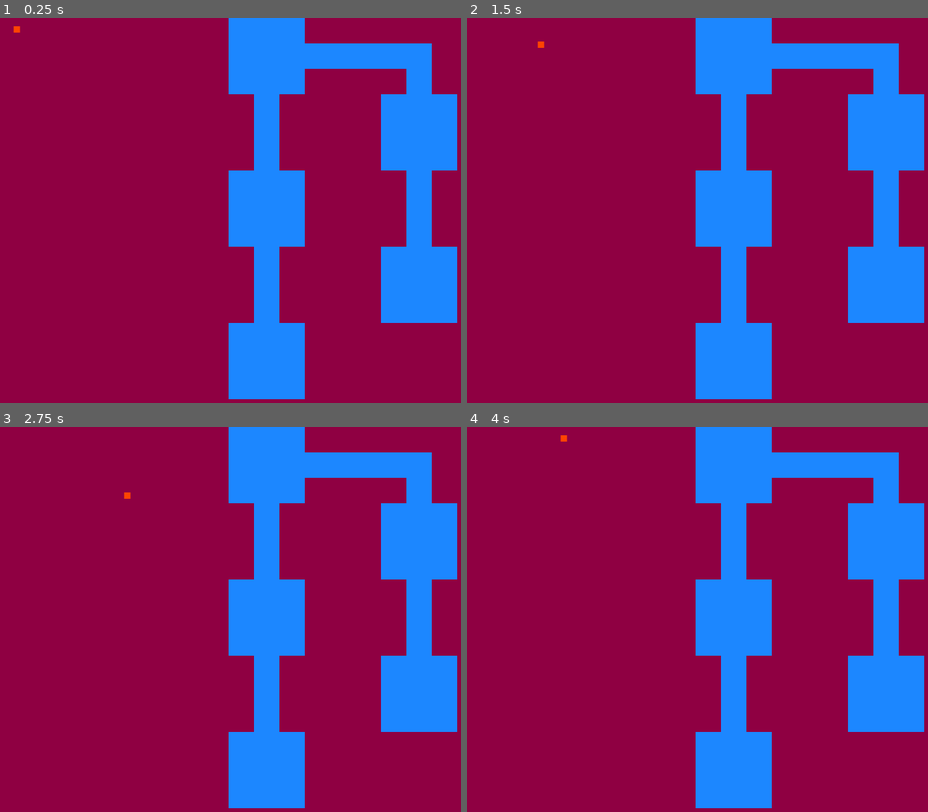
Above: before the commit, frames 1-4 (two rows, left to right).
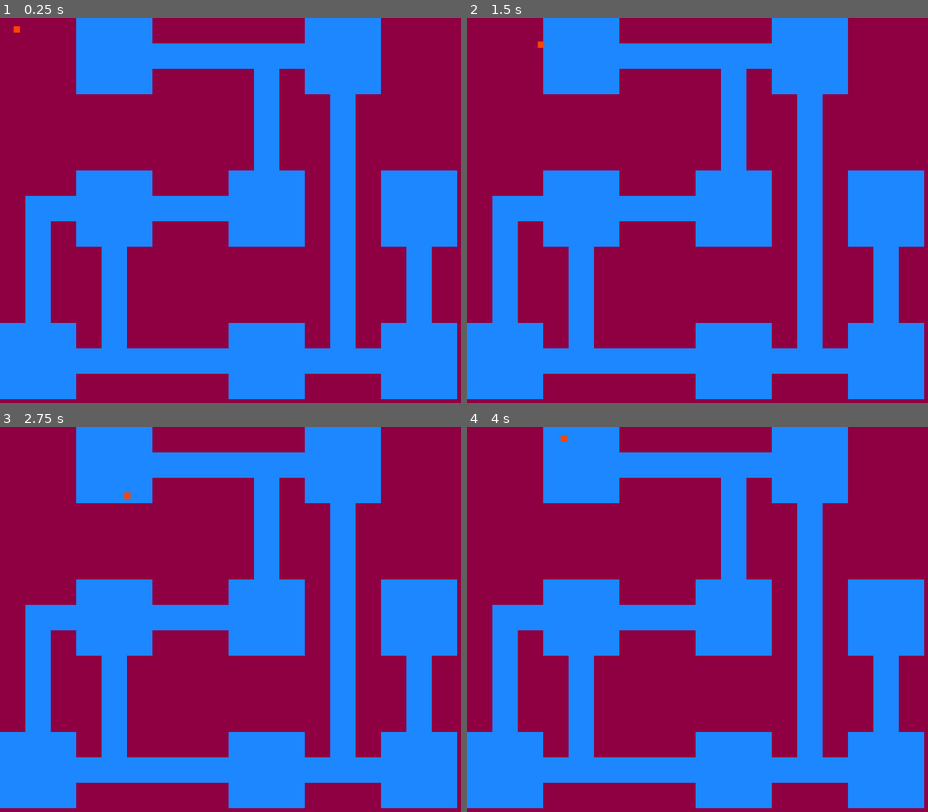
Above: after the commit, the same moments.

Repository: KirigayaRyuunosuke/Godot_Experiments
Game: Godot game, scene res://nodes/base/base.tscn
Same seed, same stepped clock (60 frames per second), same inputs: the game is played once before the commit and once after it.
Inputs:
- Up to frame 1 (0.25 s): no input
- Up to frame 2 (1.5 s): tap Enter at 0.5 s; hold Right (move_right) 0.53-1.28 s; hold Down (move_down) from 1.28 s (still down)
- Up to frame 3 (2.75 s): tap Space at 2 s; release Down (move_down) at 2.03 s; hold Right (move_right) from 2.03 s (still down)
- Up to frame 4 (4 s): release Right (move_right) at 2.78 s; hold Up (move_up) 2.78-3.53 s; tap Enter at 3.5 s; hold Left (move_left) from 3.53 s (still down)

The runs differ from the first frame. In frame 1, 40% of the frame differs, in the area x 0-100%, y 0-100%; in frame 2, 40%; in frame 3, 40%; in frame 4, 40%.

Commit message:
Adjusted variables

Diff:
--- a/procedural/nodes/base/base.gd
+++ b/procedural/nodes/base/base.gd
@@ -12,7 +12,7 @@
 
 	var cols = 20
 	var rows = 20
-	var halls = 10
+	var halls = 15
 
 	down.global_position.y = rows * 100
 	right.global_position.x = cols * 100
@@ -58,8 +58,8 @@
 func _checkAvailability(points,newPoint):
 	var distanceX
 	var distanceY
-	var minimalDistanceBetween = 5
-	var maximumDistanceBetween = 8
+	var minimalDistanceBetween = 4
+	var maximumDistanceBetween = 100
 	for i in range(points.size()):
 		distanceX = points[i][0] - newPoint[0]
 		distanceY = points[i][1] - newPoint[1]
Not shown, changed: procedural/README.md
